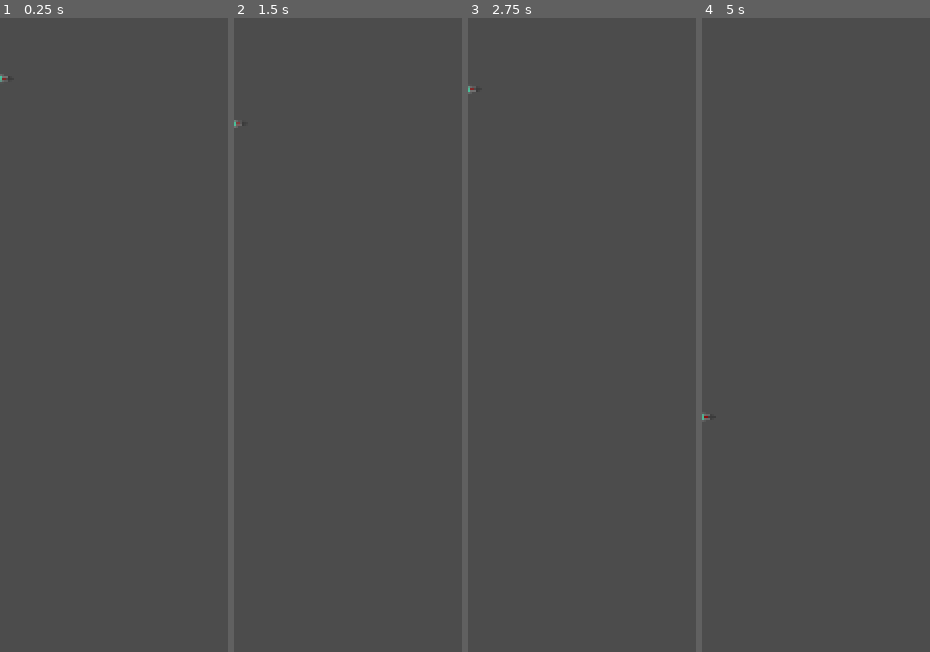
Above: before the commit, frames 1-4 (left to right).
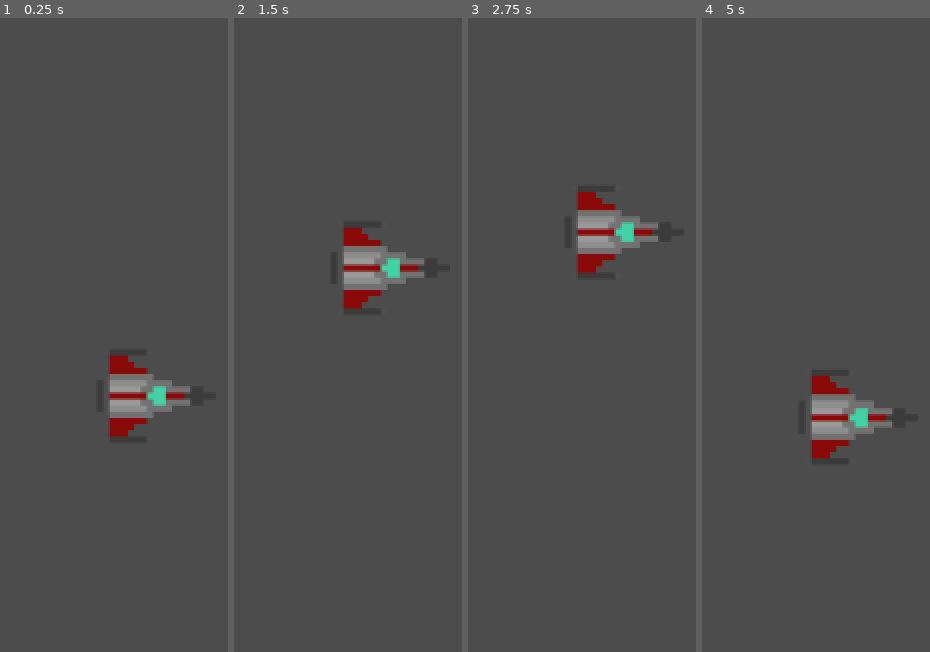
Above: after the commit, the same moments.

Repository: DavidLG092/Random-Game-Repository
Game: Godot game, scene res://Scenes/Main.tscn
The game is run twice, just before and just after one commit, with the same random seed, the same clock (stepped at 60 frames per second) and the same inputs.
Inputs:
- Up to frame 1 (0.25 s): no input
- Up to frame 2 (1.5 s): tap Enter at 0.5 s; hold Up (move_up) 0.53-1.28 s; hold Space (shoot) 0.53-1.28 s; hold Down (move_down) from 1.28 s (still down); tap Space (shoot) at 1.35 s
- Up to frame 3 (2.75 s): release Down (move_down) at 2.03 s; hold Up (move_up) from 2.03 s (still down); hold Space (shoot) from 2.03 s (still down)
- Up to frame 4 (5 s): release Space (shoot) at 2.78 s; tap Space (shoot) at 2.85, 4.35 s; release Up (move_up) at 3.53 s; hold Space (shoot) 3.53-4.28 s; hold Down (move_down) from 3.53 s (still down)

The runs differ from the first frame. In frame 1, 2.7% of the frame differs, in the area x 0-84%, y 8-67%; in frame 2, 2.7%; in frame 3, 2.6%; in frame 4, 2.7%, in the area x 0-84%, y 56-70%.
Error after the commit: Invalid set index 'speed_scale' (on base: 'AnimatedSprite') with value of type 'Nil'. (res://Scripts/Main.gd:38)

Commit message:
Update Game Project
Main scene code was updated, now, the shoot function is managed by the Main script. Player scene was also updated, having the timer and the script parts related to shoot() removed.

Diff:
--- a/Random_Game/Scenes/Main.tscn
+++ b/Random_Game/Scenes/Main.tscn
@@ -1,12 +1,12 @@
 [gd_scene load_steps=3 format=2]
 
 [ext_resource path="res://Scenes/Player.tscn" type="PackedScene" id=1]
-[ext_resource path="res://Scenes/Blast.tscn" type="PackedScene" id=2]
+[ext_resource path="res://Scripts/Main.gd" type="Script" id=2]
 
 [node name="Main" type="Node2D"]
+script = ExtResource( 2 )
 
 [node name="Player" parent="." instance=ExtResource( 1 )]
+scale = Vector2( 4, 4 )
 
 [node name="Player_Position2D" type="Position2D" parent="."]
-
-[node name="Blast" parent="." instance=ExtResource( 2 )]
--- a/Random_Game/Scenes/Player.tscn
+++ b/Random_Game/Scenes/Player.tscn
@@ -24,5 +24,3 @@
 [node name="CollisionShape2D" type="CollisionShape2D" parent="."]
 scale = Vector2( 1.05, 0.85 )
 shape = SubResource( 2 )
-
-[node name="Cooldown" type="Timer" parent="."]
--- a/Random_Game/Scripts/Blast.gd
+++ b/Random_Game/Scripts/Blast.gd
@@ -14,8 +14,7 @@
 #func _process(delta):
 #	pass
 
-func start(pos):
-	position = pos
+func start():
 	show()
 	$CollisionShape2D.disabled = false
 
--- /dev/null
+++ b/Random_Game/Scripts/Main.gd
@@ -0,0 +1,45 @@
+extends Node2D
+
+
+# Declare member variables here. Examples:
+# var a = 2
+# var b = "text"
+
+# Blast variables
+var l_blast = preload("res://Scenes/Blast.tscn").instance()
+var r_blast = preload("res://Scenes/Blast.tscn").instance()
+
+var strength
+var blast_speed
+var blasts
+var cooldown_time
+
+# Called when the node enters the scene tree for the first time.
+func _ready():
+	$Player_Position2D.position = Vector2(100, 300)
+	$Player.start($Player_Position2D.position)
+
+	l_blast.start()
+	l_blast.scale = Vector2(4, 4)
+
+	r_blast.start()
+	r_blast.scale = Vector2(4, 4)
+
+# Called every frame. 'delta' is the elapsed time since the previous frame.
+func _process(delta):
+	if Input.is_action_pressed("shoot"):
+		shoot()
+	elif Input.is_action_just_released("shoot"):
+		$Player/AnimatedSprite.stop()
+		$Player/AnimatedSprite.frame = 0
+
+func shoot():
+	$Player/AnimatedSprite.animation = "shooting"
+	$Player/AnimatedSprite.speed_scale = blast_speed
+	$Player/AnimatedSprite.play()
+
+	l_blast.position = Vector2($Player.position.x, $Player.position.y - 25)
+	r_blast.position = Vector2($Player.position.x, $Player.position.y + 25)
+
+	add_child(l_blast)
+	add_child(r_blast)
--- a/Random_Game/Scripts/Player.gd
+++ b/Random_Game/Scripts/Player.gd
@@ -9,23 +9,10 @@
 var speed
 var screen_size
 
-# Player variables
-var strength
-var blast_speed
-var blasts
-var cooldown
-
 # Called when the node enters the scene tree for the first time.
 func _ready():
 	speed = 150
 	screen_size = get_viewport_rect().size
-
-	strength = 10
-	blast_speed = 1
-	blasts = 0
-	cooldown = 3
-
-	$AnimatedSprite.speed_scale = blast_speed
 
 # Called every frame. 'delta' is the elapsed time since the previous frame.
 func _process(delta):
@@ -36,12 +23,6 @@
 	if Input.is_action_pressed("move_down"):
 		velocity.y += 1
 
-	if Input.is_action_pressed("shoot"):
-		shoot()
-	elif Input.is_action_just_released("shoot"):
-		$AnimatedSprite.stop()
-		$AnimatedSprite.frame = 0
-
 	velocity *= speed
 
 	position += velocity * delta
@@ -51,8 +32,3 @@
 	position = pos
 	show()
 	$CollisionShape2D.disabled = false
-
-func shoot():
-	$AnimatedSprite.animation = "shooting"
-	$AnimatedSprite.speed_scale = blast_speed
-	$AnimatedSprite.play()
